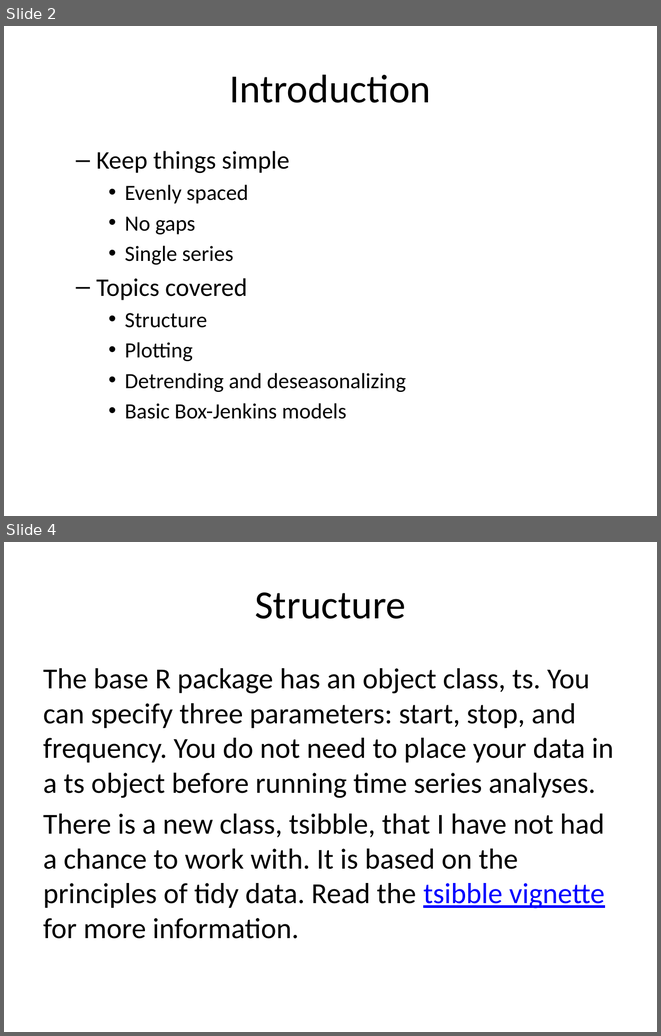
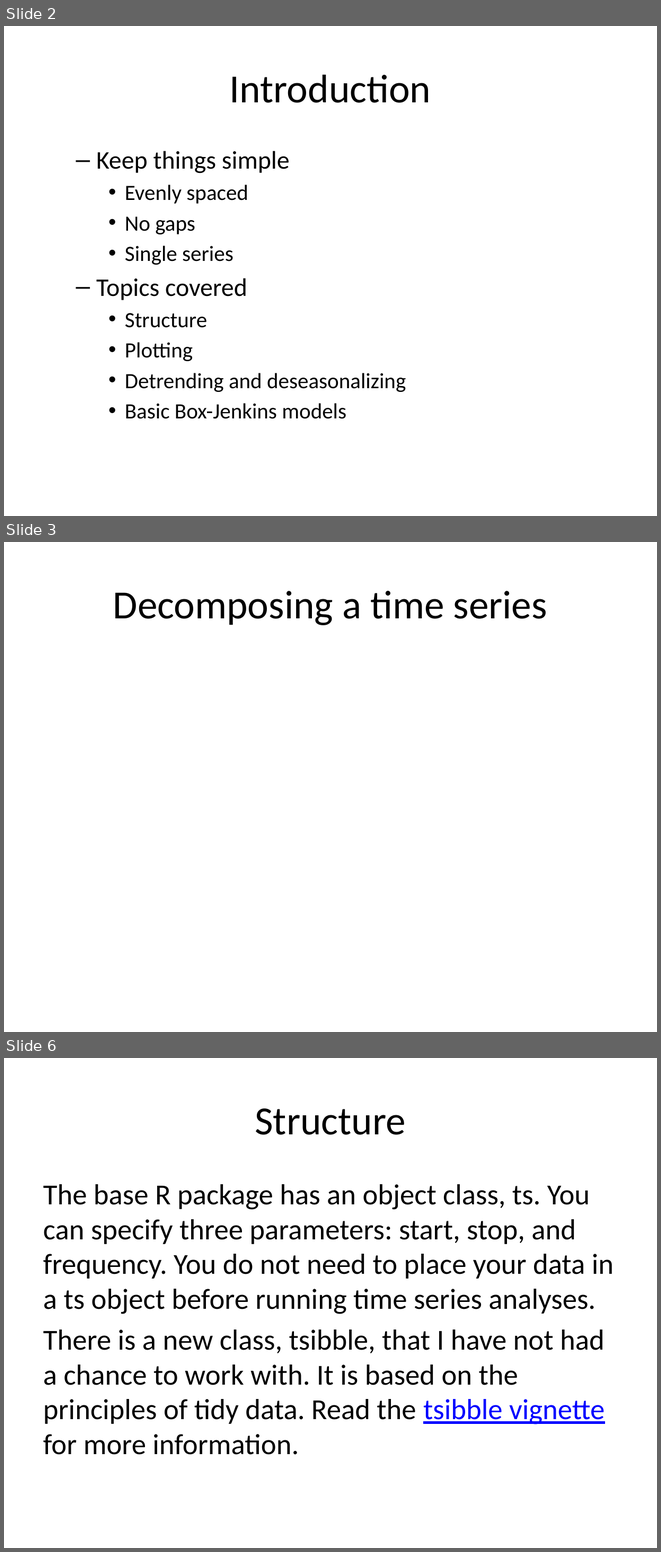
Before and after one commit to pmean/basic-time-series, a slide deck: src/basics.pptx. Shown one above the other, each under a label of ours: slides 2 and 4 before the commit, slides 2, 3 and 6 after it; the slides between them are not shown. The pictures are 661x1036 and 661x1552 pixels, drawn with LibreOffice and Linux fonts; fonts in the diff are those of the drawing. Boxes give left, top, right and bottom in pixels: in the first picture for what was removed or moved away, otherwise in the second. Text is boxed around its words. In the diff, an @@ line names an element or a change of style, - is before the commit and + after.

```diff
--- a/src/basics.pptx
+++ b/src/basics.pptx
@@ slide 3 added at [4, 542, 657, 1032], background #FFFFFF @@
@@ title added at [113, 591, 547, 625], 44 pt, text #000000 @@
+Decomposing a time series
@@ what was slide 4 is now slide 6 @@
```
Also in this commit, not shown: 6 other slides added, 1 other file.
